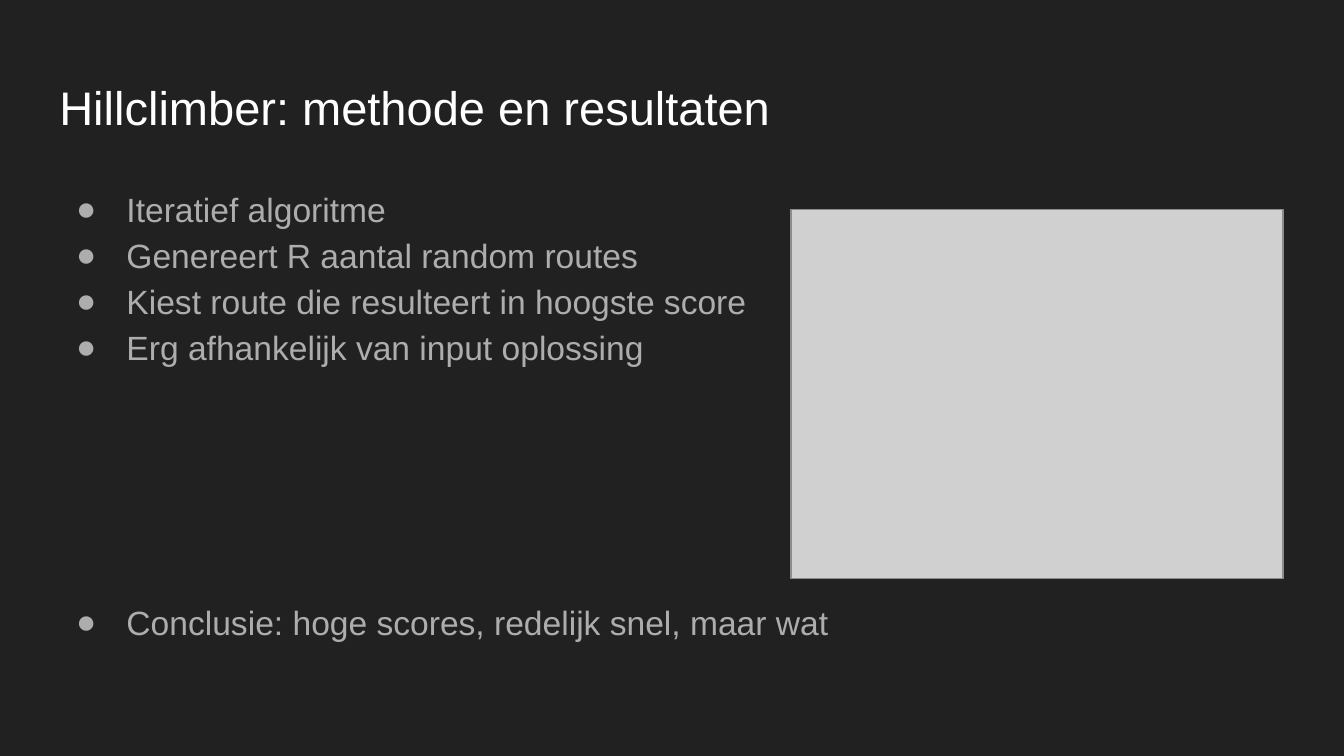
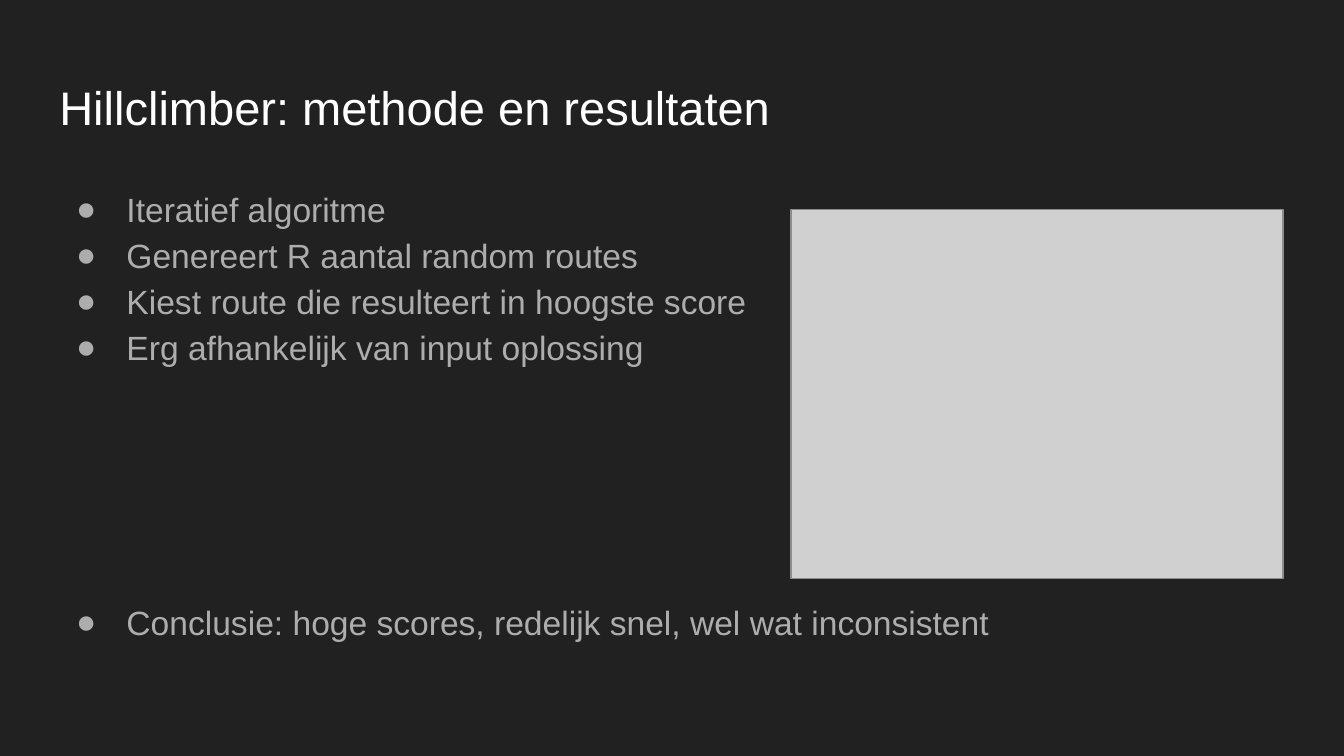
Before and after one commit to maiklarooij/Trainspotters, a slide deck: slide 14 of doc/Presentatie_Trainspotters.pptx (slide 13 before the commit). Drawn at 1344x756 pixels with LibreOffice and Linux fonts; fonts in the diff are those of the drawing; grey boxes stand for pictures. Boxes give left, top, right and bottom in pixels: in the first picture for what was removed or moved away, otherwise in the second. Text is boxed around its words. In the diff, an @@ line names an element or a change of style, - is before the commit and + after.

Commit message:
Updated presentation to final version

```diff
--- a/doc/Presentatie_Trainspotters.pptx
+++ b/doc/Presentatie_Trainspotters.pptx
@@ text at (x1=126, y1=610, x2=988, y2=641): text changed @@
-● Conclusie: hoge scores, redelijk snel, maar wat
+● Conclusie: hoge scores, redelijk snel, wel wat inconsistent
```
Also in this commit, not shown: 5 other slides changed, 1 slide added, 5 other files.
